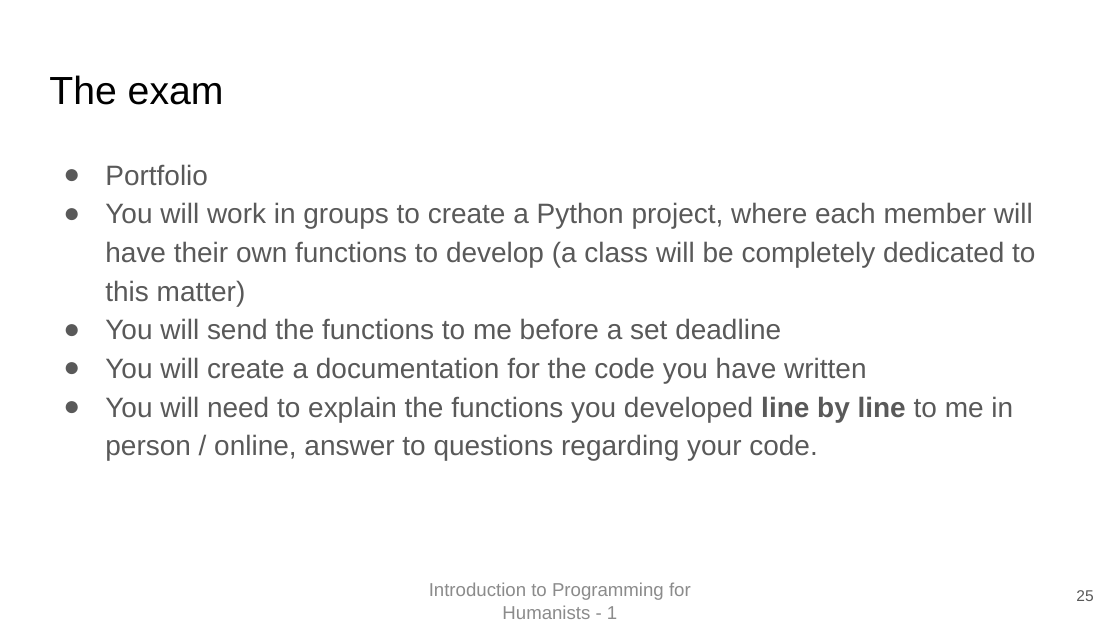
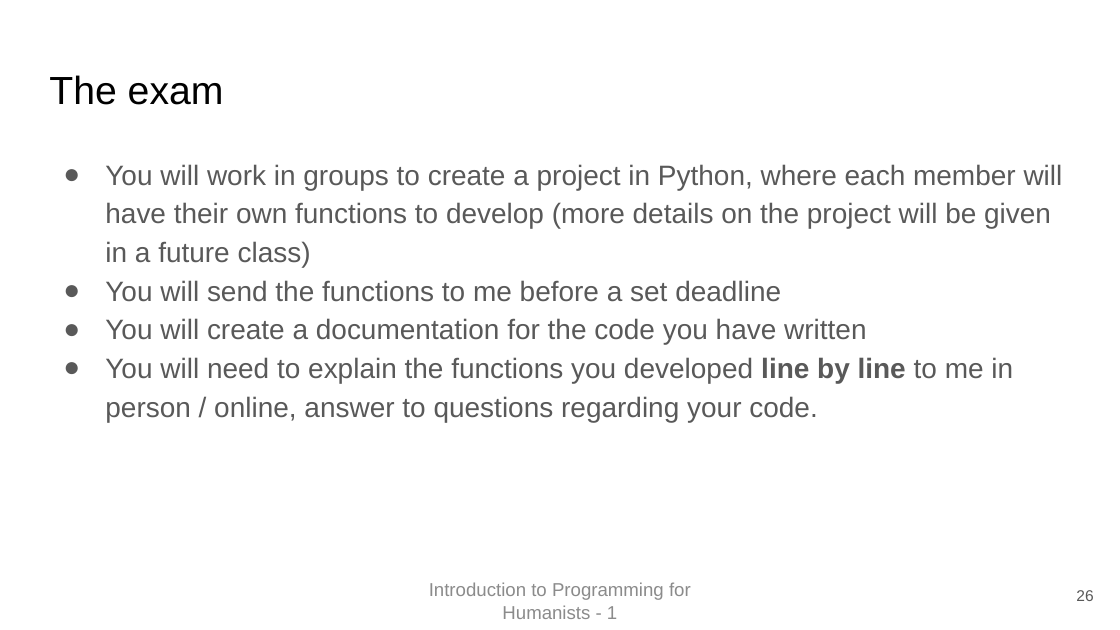
Before and after one commit to Introduction-to-Programming-FH/IPFH-2223, a slide deck: slide 26 of week1/First Class.pptx (slide 25 before the commit). Drawn at 1120x630 pixels with LibreOffice and Linux fonts; fonts in the diff are those of the drawing. Boxes give left, top, right and bottom in pixels: in the first picture for what was removed or moved away, otherwise in the second. Text is boxed around its words. In the diff, an @@ line names an element or a change of style, - is before the commit and + after.

```diff
--- a/week1/First Class.pptx
+++ b/week1/First Class.pptx
@@ text at <box>105,164,1063,267</box>: text changed @@
-● Portfolio
-● You will work in groups to create a Python project, where each member will have their own functions to develop (a class will be completely dedicated to this matter)
+● You will work in groups to create a project in Python, where each member will have their own functions to develop (more details on the project will be given in a future class)
@@ page number at <box>1076,590,1093,601</box>: text changed @@
-25
+26
```
Also in this commit, not shown: 4 other slides changed, 2 slides added, 1 other file.
